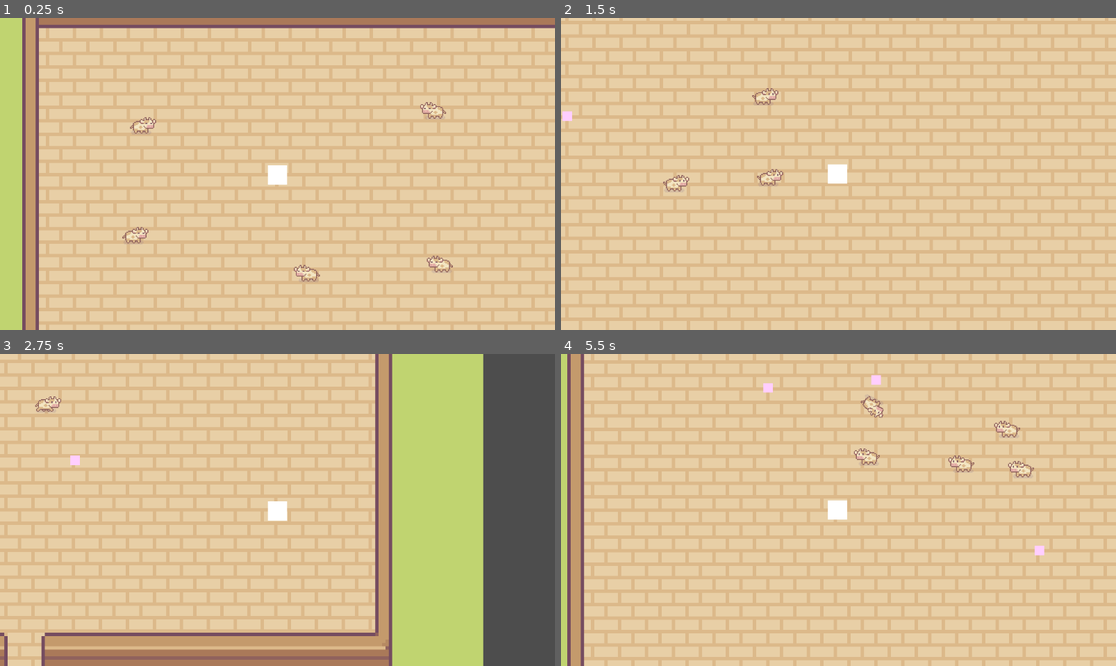
Above: before the commit, frames 1-4 (two rows, left to right).
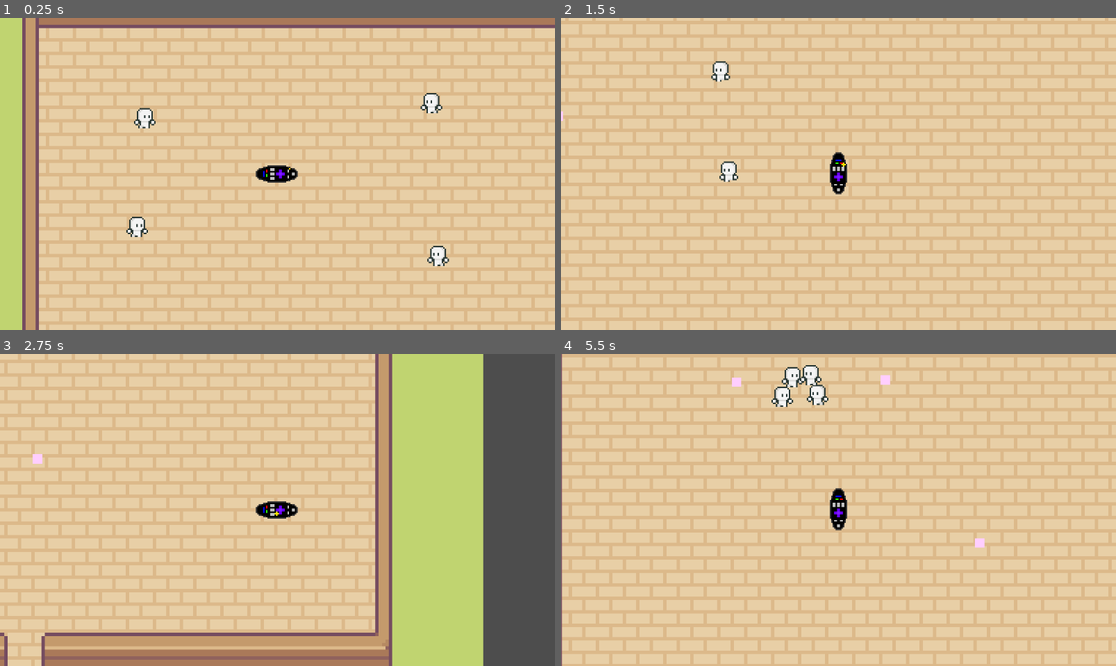
Above: after the commit, the same moments.

Repository: DrDoIt/Toddler-Swarm
Game: Godot game, scene res://main.tscn
The game is run twice, just before and just after one commit, with the same random seed, the same clock (stepped at 60 frames per second) and the same inputs.
Inputs:
- Up to frame 1 (0.25 s): no input
- Up to frame 2 (1.5 s): hold D (move_right) 0.53-1.28 s; hold Space (throw) 0.53-1.28 s; hold S (move_down) from 1.28 s (still down); tap Space (throw) at 1.35 s
- Up to frame 3 (2.75 s): release S (move_down) at 2.03 s; hold D (move_right) from 2.03 s (still down); hold Space (throw) from 2.03 s (still down)
- Up to frame 4 (5.5 s): release D (move_right) at 2.78 s; release Space (throw) at 2.78 s; hold W (move_up) 2.78-3.53 s; tap Space (throw) at 2.85, 4.35 s; hold Space (throw) 3.53-4.28 s; hold A (move_left) 3.53-5.03 s; hold S (move_down) from 5.03 s (still down); hold Space (throw) from 5.03 s (still down)

The runs differ from the first frame. In frame 1, 1.5% of the frame differs, in the area x 22-82%, y 24-85%; in frame 2, 1.2%; in frame 3, 0.6%; in frame 4, 53%, in the area x 0-100%, y 0-100%.

Commit message:
trying to get toddlers to chase yogurt

Diff:
--- a/enemy.gd
+++ b/enemy.gd
@@ -1,6 +1,4 @@
 extends RigidBody2D
-
-
 
 # Called when the node enters the scene tree for the first time.
 func _ready() -> void:
@@ -16,7 +14,16 @@
 
 	if linear_velocity >= Vector2(0,0):
 		$AnimatedSprite2D.flip_h = false
-		$AnimatedSprite2D.flip_h = false
 	elif linear_velocity <= Vector2(0,0):
 		$AnimatedSprite2D.flip_h = true
-		#$AnimatedSprite2D.flip_h = true
+
+	var collision = move_and_collide(linear_velocity * delta)
+	if collision:
+		pass
+		#print("I collided with ", collision.get_collider().name)
+
+
+
+
+func _on_aggro_body_entered(body: Node2D) -> void:
+	print("ag entered")
--- /dev/null
+++ b/global.gd
@@ -0,0 +1,2 @@
+extends Node
+var toddlerTarget
--- a/main.gd
+++ b/main.gd
@@ -3,7 +3,8 @@
 
 @export var yogurt_scene: PackedScene
 @export var enemy_scene: PackedScene
-
+var yogurtSpotted = false
+var yogurtList = []
 
 func _ready() -> void:
 	pass
@@ -14,12 +15,26 @@
 	for child in self.find_children("*"):
 		if child.is_in_group("Toddlers"):
 			var toddler = child
-			var velocity = toddler.position.direction_to($Player.position) * 100
+			if not yogurtSpotted:
+				Global.toddlerTarget = $Player.position
+			else:
+				pass
+			var velocity = toddler.position.direction_to(Global.toddlerTarget) * 100
 			toddler.linear_velocity = velocity
 
 func _on_player_dropped() -> void:
+	yogurtSpotted = true
 	var instance = yogurt_scene.instantiate()
 	instance.dir = $Player.rotation
 	instance.spawnPos = $Player/Marker2D.global_position
 	instance.spawnRot = $Player.rotation
 	add_child.call_deferred(instance)
+	yogurtSpotted = true
+
+func _on_child_entered_tree(node: Node) -> void:
+	if node.is_in_group("Yogurt"):
+		#yogurtList.append(node.position)
+		#Global.toddlerTarget = yogurtList[0]
+		#print(yogurtList)
+		print("yogurt")
+		yogurtSpotted = true
--- a/main.tscn
+++ b/main.tscn
@@ -267,7 +267,5 @@
 [node name="Toddler4" parent="." instance=ExtResource("2_nk0x6")]
 position = Vector2(839, 149)
 
-[node name="Toddler5" parent="." instance=ExtResource("2_nk0x6")]
-position = Vector2(564, 517)
-
+[connection signal="child_entered_tree" from="." to="." method="_on_child_entered_tree"]
 [connection signal="dropped" from="Player" to="." method="_on_player_dropped"]
--- a/player.gd
+++ b/player.gd
@@ -8,7 +8,7 @@
 var direction : float
 
 func _ready():
-	pass
+	$AnimatedSprite2D.play()
 
 func _process(delta):
 	var velocity = Vector2.ZERO # The player's movement vector.
--- a/player.tscn
+++ b/player.tscn
@@ -1,28 +1,105 @@
-[gd_scene load_steps=3 format=3 uid="uid://o3f62i8pcavs"]
+[gd_scene load_steps=14 format=3 uid="uid://o3f62i8pcavs"]
 
 [ext_resource type="Script" path="res://player.gd" id="1_whcxs"]
+[ext_resource type="Texture2D" uid="uid://df2gsfe70c4ub" path="res://Art/Toddlers/Characters/Remote(1).png" id="2_c2i2l"]
 
-[sub_resource type="RectangleShape2D" id="RectangleShape2D_xvuid"]
-size = Vector2(40, 40)
+[sub_resource type="AtlasTexture" id="AtlasTexture_dp1tn"]
+atlas = ExtResource("2_c2i2l")
+region = Rect2(0, 0, 32, 32)
+
+[sub_resource type="AtlasTexture" id="AtlasTexture_j6i6c"]
+atlas = ExtResource("2_c2i2l")
+region = Rect2(32, 0, 32, 32)
+
+[sub_resource type="AtlasTexture" id="AtlasTexture_7uywa"]
+atlas = ExtResource("2_c2i2l")
+region = Rect2(64, 0, 32, 32)
+
+[sub_resource type="AtlasTexture" id="AtlasTexture_65elu"]
+atlas = ExtResource("2_c2i2l")
+region = Rect2(0, 32, 32, 32)
+
+[sub_resource type="AtlasTexture" id="AtlasTexture_3iwn5"]
+atlas = ExtResource("2_c2i2l")
+region = Rect2(32, 32, 32, 32)
+
+[sub_resource type="AtlasTexture" id="AtlasTexture_85cm0"]
+atlas = ExtResource("2_c2i2l")
+region = Rect2(64, 32, 32, 32)
+
+[sub_resource type="AtlasTexture" id="AtlasTexture_7ux5l"]
+atlas = ExtResource("2_c2i2l")
+region = Rect2(0, 64, 32, 32)
+
+[sub_resource type="AtlasTexture" id="AtlasTexture_50l6f"]
+atlas = ExtResource("2_c2i2l")
+region = Rect2(32, 64, 32, 32)
+
+[sub_resource type="AtlasTexture" id="AtlasTexture_noc0x"]
+atlas = ExtResource("2_c2i2l")
+region = Rect2(64, 64, 32, 32)
+
+[sub_resource type="SpriteFrames" id="SpriteFrames_1cn6k"]
+animations = [{
+"frames": [{
+"duration": 1.0,
+"texture": SubResource("AtlasTexture_dp1tn")
+}, {
+"duration": 1.0,
+"texture": SubResource("AtlasTexture_j6i6c")
+}, {
+"duration": 1.0,
+"texture": SubResource("AtlasTexture_7uywa")
+}, {
+"duration": 1.0,
+"texture": SubResource("AtlasTexture_65elu")
+}, {
+"duration": 1.0,
+"texture": SubResource("AtlasTexture_3iwn5")
+}, {
+"duration": 1.0,
+"texture": SubResource("AtlasTexture_85cm0")
+}, {
+"duration": 1.0,
+"texture": SubResource("AtlasTexture_7ux5l")
+}, {
+"duration": 1.0,
+"texture": SubResource("AtlasTexture_50l6f")
+}, {
+"duration": 1.0,
+"texture": SubResource("AtlasTexture_noc0x")
+}],
+"loop": true,
+"name": &"idle",
+"speed": 5.0
+}]
+
+[sub_resource type="CapsuleShape2D" id="CapsuleShape2D_uwgi3"]
+height = 54.0
 
 [node name="Player" type="CharacterBody2D"]
 position = Vector2(1, 0)
 collision_mask = 14
 script = ExtResource("1_whcxs")
+metadata/_edit_group_ = true
 
-[node name="ColorRect" type="ColorRect" parent="."]
-offset_left = -20.0
-offset_top = -18.0
-offset_right = 20.0
-offset_bottom = 22.0
+[node name="AnimatedSprite2D" type="AnimatedSprite2D" parent="." groups=["Player"]]
+texture_filter = 1
+scale = Vector2(3, 3)
+sprite_frames = SubResource("SpriteFrames_1cn6k")
+animation = &"idle"
+frame_progress = 0.07411
 
 [node name="CollisionShape2D" type="CollisionShape2D" parent="."]
-position = Vector2(0, 2)
-shape = SubResource("RectangleShape2D_xvuid")
+position = Vector2(-2, 0)
+rotation = -1.56858
+scale = Vector2(1.35278, 1.4708)
+shape = SubResource("CapsuleShape2D_uwgi3")
 
 [node name="ThrowTimer" type="Timer" parent="."]
 
 [node name="Marker2D" type="Marker2D" parent="."]
+visible = false
 position = Vector2(-35, 0)
 
 [connection signal="timeout" from="ThrowTimer" to="." method="_on_throw_timer_timeout"]
--- a/project.godot
+++ b/project.godot
@@ -14,6 +14,10 @@
 run/main_scene="res://main.tscn"
 config/features=PackedStringArray("4.3", "Forward Plus")
 config/icon="res://icon.svg"
+
+[autoload]
+
+Global="*res://global.gd"
 
 [input]
 
--- a/toddler.tscn
+++ b/toddler.tscn
@@ -1,53 +1,42 @@
-[gd_scene load_steps=10 format=3 uid="uid://b8yfwnvqedih0"]
+[gd_scene load_steps=9 format=3 uid="uid://b8yfwnvqedih0"]
 
 [ext_resource type="Script" path="res://enemy.gd" id="1_gqsw0"]
-[ext_resource type="Texture2D" uid="uid://hi5t371ucxhy" path="res://Art/Toddlers/Characters/Free Cow Sprites.png" id="2_engoq"]
+[ext_resource type="Texture2D" uid="uid://byip360esm7xe" path="res://Art/Toddlers/Characters/run.png" id="2_pjf4w"]
 
 [sub_resource type="RectangleShape2D" id="RectangleShape2D_b20w4"]
 size = Vector2(40, 40)
 
-[sub_resource type="AtlasTexture" id="AtlasTexture_1o2pl"]
-atlas = ExtResource("2_engoq")
-region = Rect2(0, 0, 32, 32)
+[sub_resource type="AtlasTexture" id="AtlasTexture_b5h2f"]
+atlas = ExtResource("2_pjf4w")
+region = Rect2(0, 0, 80, 80)
 
-[sub_resource type="AtlasTexture" id="AtlasTexture_a7sgd"]
-atlas = ExtResource("2_engoq")
-region = Rect2(32, 0, 32, 32)
+[sub_resource type="AtlasTexture" id="AtlasTexture_krkfx"]
+atlas = ExtResource("2_pjf4w")
+region = Rect2(80, 0, 80, 80)
 
-[sub_resource type="AtlasTexture" id="AtlasTexture_bsw7y"]
-atlas = ExtResource("2_engoq")
-region = Rect2(64, 0, 32, 32)
-
-[sub_resource type="AtlasTexture" id="AtlasTexture_jb2ti"]
-atlas = ExtResource("2_engoq")
-region = Rect2(0, 32, 32, 32)
-
-[sub_resource type="AtlasTexture" id="AtlasTexture_l4egy"]
-atlas = ExtResource("2_engoq")
-region = Rect2(32, 32, 32, 32)
+[sub_resource type="AtlasTexture" id="AtlasTexture_41sap"]
+atlas = ExtResource("2_pjf4w")
+region = Rect2(160, 0, 80, 80)
 
 [sub_resource type="SpriteFrames" id="SpriteFrames_ml7bd"]
 animations = [{
 "frames": [{
 "duration": 1.0,
-"texture": SubResource("AtlasTexture_1o2pl")
+"texture": SubResource("AtlasTexture_b5h2f")
 }, {
 "duration": 1.0,
-"texture": SubResource("AtlasTexture_a7sgd")
+"texture": SubResource("AtlasTexture_krkfx")
 }, {
 "duration": 1.0,
-"texture": SubResource("AtlasTexture_bsw7y")
-}, {
-"duration": 1.0,
-"texture": SubResource("AtlasTexture_jb2ti")
-}, {
-"duration": 1.0,
-"texture": SubResource("AtlasTexture_l4egy")
+"texture": SubResource("AtlasTexture_41sap")
 }],
 "loop": true,
 "name": &"run",
 "speed": 5.0
 }]
+
+[sub_resource type="CircleShape2D" id="CircleShape2D_2cvyc"]
+radius = 275.065
 
 [node name="Toddler" type="RigidBody2D" groups=["Toddlers"]]
 collision_layer = 4
@@ -61,6 +50,15 @@
 
 [node name="AnimatedSprite2D" type="AnimatedSprite2D" parent="."]
 texture_filter = 3
-scale = Vector2(2, 2)
+scale = Vector2(3, 3)
 sprite_frames = SubResource("SpriteFrames_ml7bd")
 animation = &"run"
+frame_progress = 0.756495
+
+[node name="Aggro" type="Area2D" parent="."]
+
+[node name="Aggro" type="CollisionShape2D" parent="Aggro"]
+position = Vector2(-1, 1)
+shape = SubResource("CircleShape2D_2cvyc")
+
+[connection signal="body_entered" from="Aggro" to="." method="_on_aggro_body_entered"]
--- a/yogurt_bites.gd
+++ b/yogurt_bites.gd
@@ -1,5 +1,6 @@
 extends CharacterBody2D
 
+signal enticed()
 @export var speed = 100
 
 var dir : float
@@ -20,6 +21,7 @@
 
 
 
+
 func _on_move_timer_timeout() -> void:
 	velocity = Vector2(0,0)
 	moving = false
--- a/yogurt_bites.tscn
+++ b/yogurt_bites.tscn
@@ -5,7 +5,7 @@
 [sub_resource type="CircleShape2D" id="CircleShape2D_5kxqk"]
 radius = 29.0689
 
-[node name="YogurtBites" type="CharacterBody2D"]
+[node name="YogurtBites" type="CharacterBody2D" groups=["Yogurt"]]
 scale = Vector2(0.48594, 0.48594)
 script = ExtResource("1_ni3ql")
 metadata/_edit_group_ = true
Binary file added: Art/Toddlers/Characters/Remote(1).png
Not shown, added: Art/Toddlers/Characters/Remote(1).png.import
Binary file added: Art/Toddlers/Characters/Remote.png
Not shown, added: Art/Toddlers/Characters/Remote.png.import
Binary file added: Art/Toddlers/Characters/run.png
Not shown, added: Art/Toddlers/Characters/run.png.import
